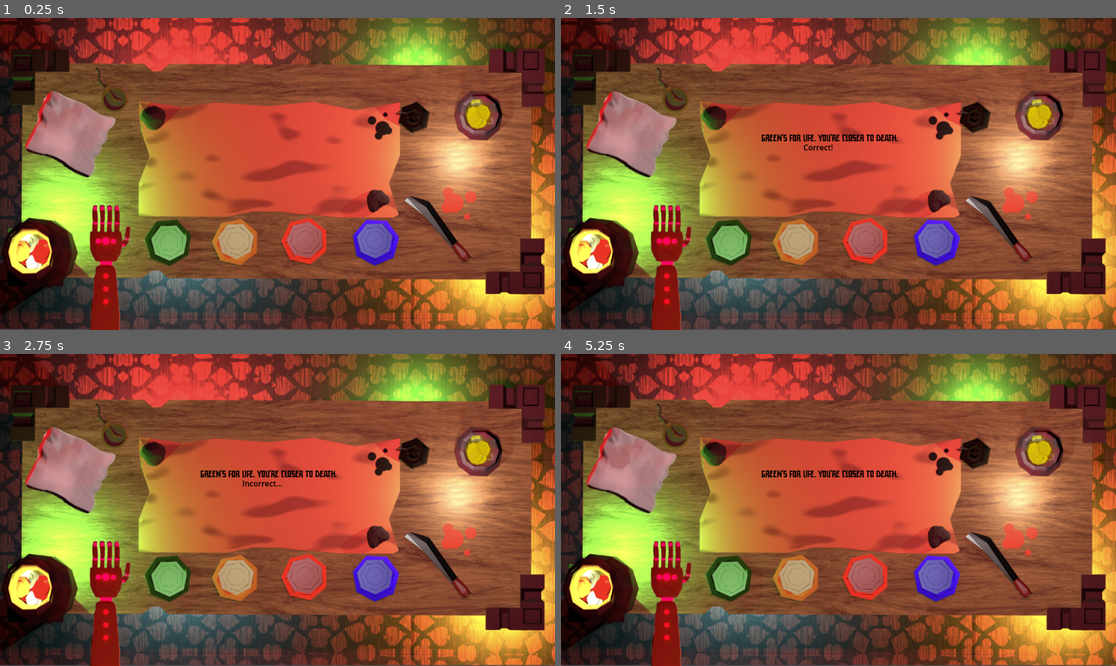
Above: before the commit, frames 1-4 (two rows, left to right).
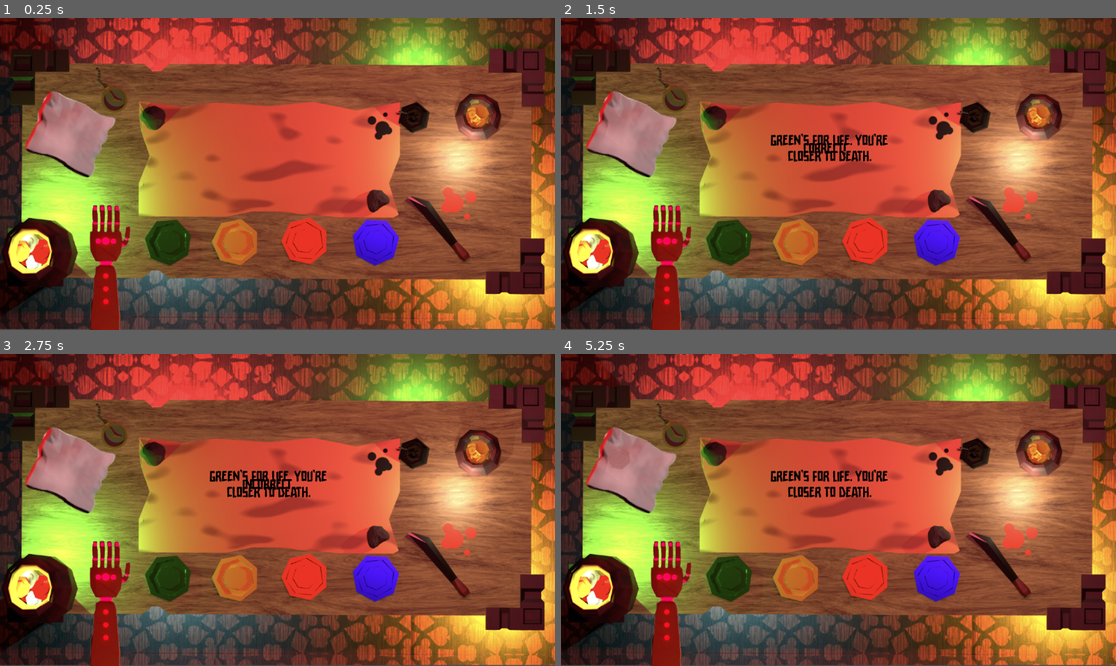
Above: after the commit, the same moments.

Repository: avanishbadhan/jumpstart
Game: Godot game, scene res://main.tscn
Same seed, same stepped clock (60 frames per second), same inputs: the game is played once before the commit and once after it.
Inputs (mouse positions are in pixels of both pictures, inside the frame that each line leads up to):
- Up to frame 1 (0.25 s): no input
- Up to frame 2 (1.5 s): click (999, 230) at 0.52 s; click (866, 239) at 1.27 s
- Up to frame 3 (2.75 s): click (371, 578) at 2.02 s
- Up to frame 4 (5.25 s): click (727, 578) at 2.77 s; click (794, 578) at 3.52 s; click (1038, 453) at 4.27 s; click (999, 566) at 5.02 s

The runs differ from the first frame. In frame 1, 3.5% of the frame differs, in the area x 27-91%, y 23-78%; in frame 2, 4.6%; in frame 3, 4.6%; in frame 4, 4.4%.

Commit message:
update 0.16

Diff:
--- a/main.tscn
+++ b/main.tscn
@@ -1,21 +1,15 @@
-[gd_scene load_steps=33 format=3 uid="uid://dtuqbrulfuv2l"]
+[gd_scene load_steps=25 format=3 uid="uid://dtuqbrulfuv2l"]
 
 [ext_resource type="Texture2D" uid="uid://dp30djxoa5p4x" path="res://bg3am.png" id="1_getpj"]
 [ext_resource type="Script" uid="uid://oa6oklbl8m10" path="res://player.gd" id="1_h2yge"]
 [ext_resource type="FontFile" uid="uid://bmknn1doccn3k" path="res://Ricebox Allcaps.ttf" id="3_2cqfq"]
-[ext_resource type="Texture2D" uid="uid://crt1dvnupxyst" path="res://knife.png" id="3_kek77"]
 [ext_resource type="Script" uid="uid://chq7epkwhy0jq" path="res://popUp.gd" id="4_lquwl"]
 [ext_resource type="AudioStream" uid="uid://3nwfosqbtkbm" path="res://knife-stab-48222.mp3" id="5_7mycd"]
 [ext_resource type="AudioStream" uid="uid://vekqjcc1acls" path="res://music.mp3" id="5_lquwl"]
 [ext_resource type="AudioStream" uid="uid://cd81e71mo8b3y" path="res://knife-slice-41231.mp3" id="6_272bh"]
 [ext_resource type="Texture2D" uid="uid://cryrgso6mue5l" path="res://Screenshot_2025-09-28_at_3.01.31_AM-removebg-preview.png" id="8_getpj"]
-[ext_resource type="Texture2D" uid="uid://b5ston4d5pvj1" path="res://sackofcoins.png" id="9_4c57u"]
-[ext_resource type="Texture2D" uid="uid://csn6t0prko68i" path="res://red_coin_better.png" id="9_ycdy4"]
 [ext_resource type="FontFile" uid="uid://cjuerbegjkp61" path="res://ricebox_allcaps/Ricebox Allcaps.ttf" id="10_getpj"]
-[ext_resource type="Texture2D" uid="uid://cfuq3vsuum5rc" path="res://blue_coin_better.png" id="10_w48qg"]
 [ext_resource type="Script" uid="uid://cob4aae6gfgtq" path="res://red_select.gd" id="11_82xsv"]
-[ext_resource type="Texture2D" uid="uid://gb41fsiyo6cb" path="res://green_coin_better.png" id="11_vivmo"]
-[ext_resource type="Texture2D" uid="uid://b5gxl68q5up6c" path="res://yellow_coin_better.png" id="12_2cqfq"]
 [ext_resource type="Script" uid="uid://dvfablkeqnyte" path="res://blue_select.gd" id="13_getpj"]
 [ext_resource type="Script" uid="uid://dceq2q76cdwwt" path="res://green_select.gd" id="15_ryguw"]
 [ext_resource type="Texture2D" uid="uid://058jq1c21eau" path="res://cloth.png" id="15_yaehf"]
@@ -27,26 +21,20 @@
 
 [sub_resource type="StyleBoxEmpty" id="StyleBoxEmpty_efxa6"]
 
-[sub_resource type="FontVariation" id="FontVariation_ryguw"]
+[sub_resource type="StyleBoxEmpty" id="StyleBoxEmpty_2cqfq"]
+
+[sub_resource type="StyleBoxEmpty" id="StyleBoxEmpty_yaehf"]
+
+[sub_resource type="StyleBoxEmpty" id="StyleBoxEmpty_074og"]
+
+[sub_resource type="StyleBoxEmpty" id="StyleBoxEmpty_cegan"]
+
+[sub_resource type="StyleBoxEmpty" id="StyleBoxEmpty_dg77c"]
+
+[sub_resource type="StyleBoxEmpty" id="StyleBoxEmpty_82xsv"]
+
+[sub_resource type="FontVariation" id="FontVariation_getpj"]
 base_font = ExtResource("10_getpj")
-
-[sub_resource type="StyleBoxEmpty" id="StyleBoxEmpty_2cqfq"]
-
-[sub_resource type="StyleBoxEmpty" id="StyleBoxEmpty_yaehf"]
-
-[sub_resource type="FontVariation" id="FontVariation_d13ii"]
-base_font = ExtResource("10_getpj")
-
-[sub_resource type="StyleBoxEmpty" id="StyleBoxEmpty_074og"]
-
-[sub_resource type="FontVariation" id="FontVariation_1u8w0"]
-base_font = ExtResource("10_getpj")
-
-[sub_resource type="StyleBoxEmpty" id="StyleBoxEmpty_cegan"]
-
-[sub_resource type="StyleBoxEmpty" id="StyleBoxEmpty_dg77c"]
-
-[sub_resource type="StyleBoxEmpty" id="StyleBoxEmpty_82xsv"]
 
 [node name="Node2D" type="Node2D"]
 
@@ -77,7 +65,7 @@
 offset_bottom = 125.0
 theme_override_colors/font_color = Color(0.18959081, 0.096351765, 0.013852307, 1)
 theme_override_fonts/font = SubResource("FontVariation_cegan")
-theme_override_font_sizes/font_size = 20
+theme_override_font_sizes/font_size = 30
 horizontal_alignment = 1
 autowrap_mode = 3
 
@@ -104,7 +92,6 @@
 theme_override_styles/disabled = SubResource("StyleBoxEmpty_efxa6")
 theme_override_styles/disabled_mirrored = SubResource("StyleBoxEmpty_efxa6")
 theme_override_styles/focus = SubResource("StyleBoxEmpty_efxa6")
-icon = ExtResource("3_kek77")
 script = ExtResource("4_lquwl")
 
 [node name="AudioStreamPlayer" type="AudioStreamPlayer" parent="Control/machete"]
@@ -131,7 +118,6 @@
 offset_right = 772.0
 offset_bottom = 605.0
 scale = Vector2(0.45, 0.45)
-theme_override_fonts/font = SubResource("FontVariation_ryguw")
 theme_override_styles/normal = SubResource("StyleBoxEmpty_2cqfq")
 theme_override_styles/normal_mirrored = SubResource("StyleBoxEmpty_2cqfq")
 theme_override_styles/pressed = SubResource("StyleBoxEmpty_2cqfq")
@@ -143,7 +129,6 @@
 theme_override_styles/disabled = SubResource("StyleBoxEmpty_2cqfq")
 theme_override_styles/disabled_mirrored = SubResource("StyleBoxEmpty_2cqfq")
 theme_override_styles/focus = SubResource("StyleBoxEmpty_2cqfq")
-icon = ExtResource("9_ycdy4")
 script = ExtResource("11_82xsv")
 
 [node name="blue_select" type="Button" parent="."]
@@ -152,7 +137,6 @@
 offset_right = 923.0
 offset_bottom = 602.0
 scale = Vector2(0.45, 0.45)
-theme_override_fonts/font = ExtResource("10_getpj")
 theme_override_styles/normal = SubResource("StyleBoxEmpty_yaehf")
 theme_override_styles/normal_mirrored = SubResource("StyleBoxEmpty_yaehf")
 theme_override_styles/pressed = SubResource("StyleBoxEmpty_yaehf")
@@ -164,7 +148,6 @@
 theme_override_styles/disabled = SubResource("StyleBoxEmpty_yaehf")
 theme_override_styles/disabled_mirrored = SubResource("StyleBoxEmpty_yaehf")
 theme_override_styles/focus = SubResource("StyleBoxEmpty_yaehf")
-icon = ExtResource("10_w48qg")
 script = ExtResource("13_getpj")
 
 [node name="green_select" type="Button" parent="."]
@@ -173,7 +156,6 @@
 offset_right = 497.0
 offset_bottom = 609.0
 scale = Vector2(0.45, 0.45)
-theme_override_fonts/font = SubResource("FontVariation_d13ii")
 theme_override_styles/normal = SubResource("StyleBoxEmpty_074og")
 theme_override_styles/normal_mirrored = SubResource("StyleBoxEmpty_074og")
 theme_override_styles/pressed = SubResource("StyleBoxEmpty_074og")
@@ -185,7 +167,6 @@
 theme_override_styles/disabled = SubResource("StyleBoxEmpty_074og")
 theme_override_styles/disabled_mirrored = SubResource("StyleBoxEmpty_074og")
 theme_override_styles/focus = SubResource("StyleBoxEmpty_074og")
-icon = ExtResource("11_vivmo")
 script = ExtResource("15_ryguw")
 
 [node name="yellow_select" type="Button" parent="."]
@@ -194,7 +175,6 @@
 offset_right = 631.0
 offset_bottom = 616.0
 scale = Vector2(0.45, 0.45)
-theme_override_fonts/font = SubResource("FontVariation_1u8w0")
 theme_override_styles/normal = SubResource("StyleBoxEmpty_cegan")
 theme_override_styles/normal_mirrored = SubResource("StyleBoxEmpty_cegan")
 theme_override_styles/pressed = SubResource("StyleBoxEmpty_cegan")
@@ -206,7 +186,6 @@
 theme_override_styles/disabled = SubResource("StyleBoxEmpty_cegan")
 theme_override_styles/disabled_mirrored = SubResource("StyleBoxEmpty_cegan")
 theme_override_styles/focus = SubResource("StyleBoxEmpty_cegan")
-icon = ExtResource("12_2cqfq")
 script = ExtResource("17_d13ii")
 
 [node name="coinSack" type="Button" parent="."]
@@ -228,7 +207,6 @@
 theme_override_styles/disabled = SubResource("StyleBoxEmpty_dg77c")
 theme_override_styles/disabled_mirrored = SubResource("StyleBoxEmpty_dg77c")
 theme_override_styles/focus = SubResource("StyleBoxEmpty_dg77c")
-icon = ExtResource("9_4c57u")
 
 [node name="HiddenCoin" type="Sprite2D" parent="."]
 position = Vector2(119, 217)
@@ -247,3 +225,5 @@
 offset_top = 257.0
 offset_right = 594.0
 offset_bottom = 315.0
+theme_override_fonts/font = SubResource("FontVariation_getpj")
+theme_override_font_sizes/font_size = 30
